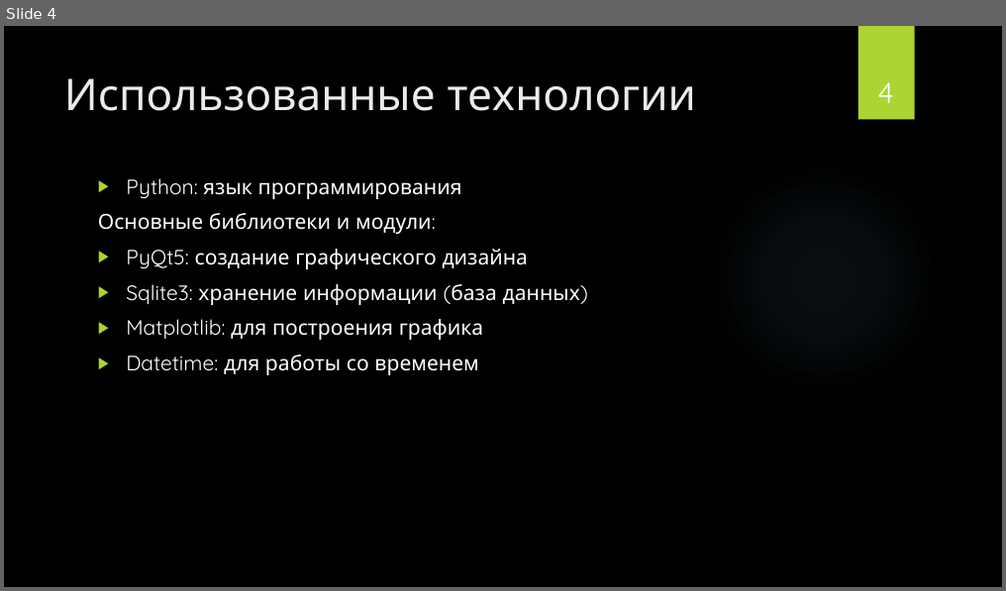
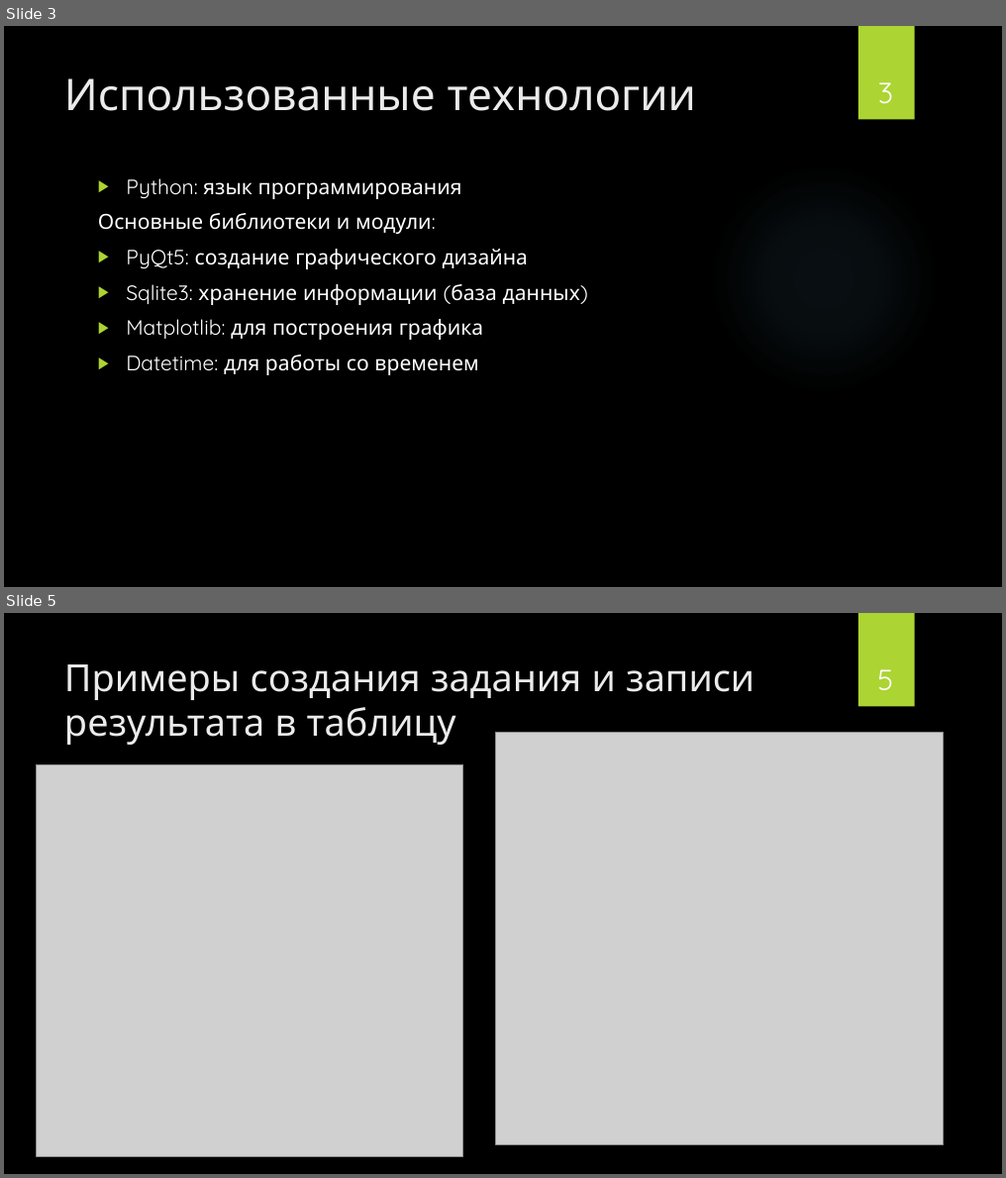
Before and after one commit to BorislavTimoshin/TaskCompletionDiary, a slide deck: description_project/Презентация.pptx. Shown one above the other, each under a label of ours: slide 4 before the commit, slides 3 and 5 after it; the slides between them are not shown. The pictures are 1006x591 and 1006x1178 pixels, drawn with LibreOffice and Linux fonts; fonts in the diff are those of the drawing; grey boxes stand for pictures; background and template pictures are left out. Boxes give left, top, right and bottom in pixels: in the first picture for what was removed or moved away, otherwise in the second. Text is boxed around its words. In the diff, an @@ line names an element or a change of style, - is before the commit and + after.

```diff
--- a/description_project/Презентация.pptx
+++ b/description_project/Презентация.pptx
@@ slide 5 added at [4,613,1002,1174], background picture (left out); not listed: 1 template element that a slide beside it also shows @@
@@ title added at [64,664,754,745], 36 pt, text #EBEBEB @@
+Примеры создания задания и записи результата в таблицу
@@ page number added at [877,669,893,690], 28 pt, text #FFFFFF @@
+5
@@ picture added at [496,733,944,1146] @@
@@ picture added at [37,765,463,1157] @@
@@ what was slide 4 is now slide 3 @@
@@ page number at [878,82,893,104]: text changed @@
-4
+3
```
Also in this commit, not shown: 3 slides changed, 1 other slide added, 3 slides removed, 4 other files.
